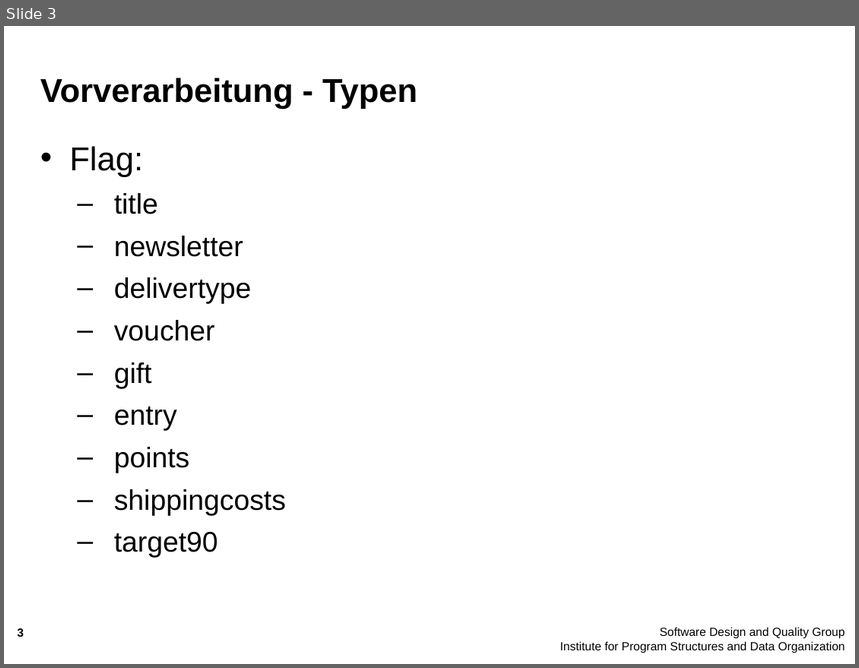
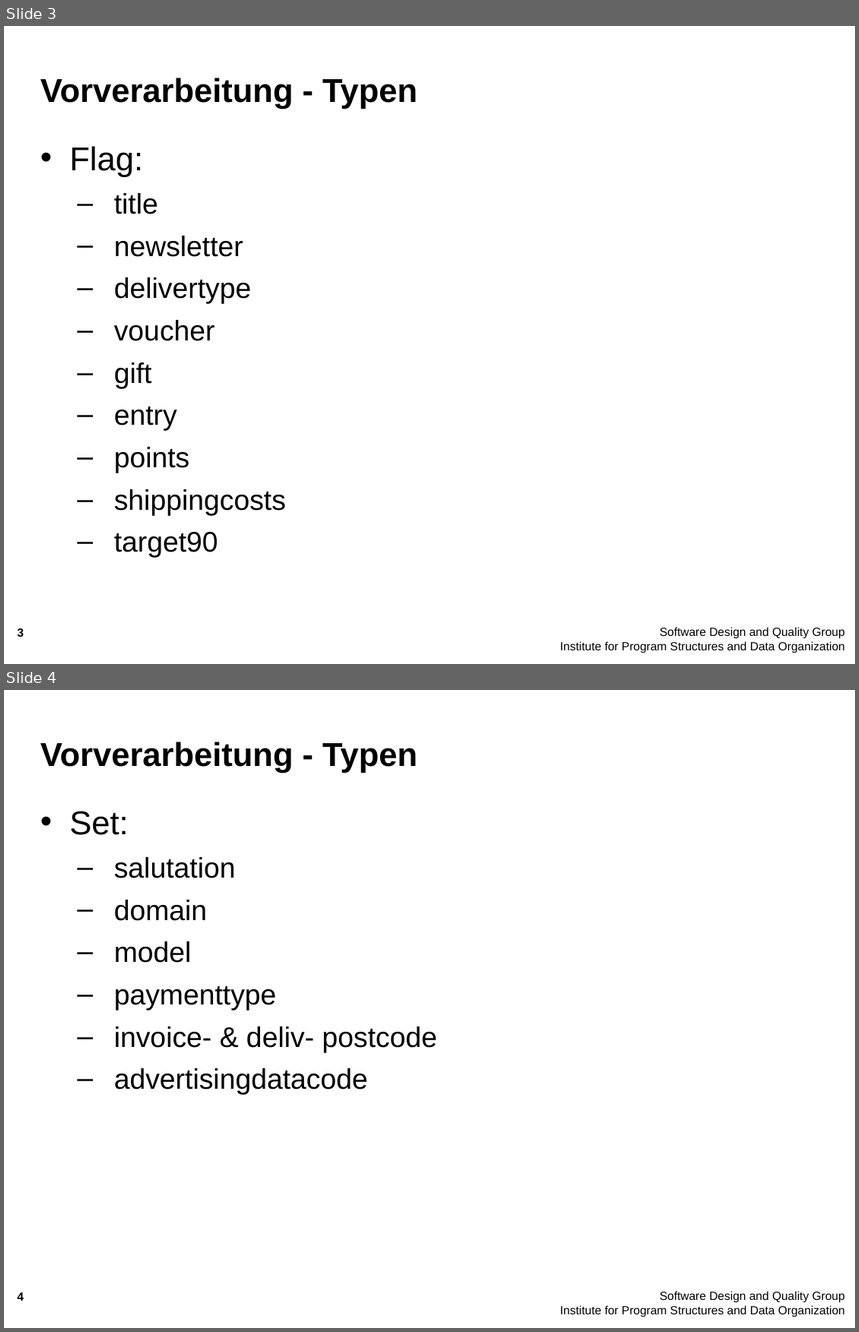
Before and after one commit to majdi14789/dwm10, a slide deck: Zwischenpräsentation/Zwischenstand.ppt. Shown one above the other, each under a label of ours: slide 3 before the commit, slides 3 and 4 after it. The pictures are 859x668 and 859x1332 pixels, drawn with LibreOffice and Linux fonts; fonts in the diff are those of the drawing; background and template pictures are left out. Boxes give left, top, right and bottom in pixels: in the first picture for what was removed or moved away, otherwise in the second. Text is boxed around its words. In the diff, an @@ line names an element or a change of style, - is before the commit and + after.

```diff
--- a/Zwischenpräsentation/Zwischenstand.ppt
+++ b/Zwischenpräsentation/Zwischenstand.ppt
@@ slide 4 added at (4, 690, 855, 1328), background picture (left out); not listed: 2 template elements that a slide beside it also shows @@
@@ title added at (40, 742, 417, 773), 28 pt, text #000000, bold @@
+Vorverarbeitung - Typen
@@ text added at (69, 811, 437, 1095), 24 pt, text #000000 @@
+• Set:
+  – salutation
+  – domain
+  – model
+  – paymenttype
+  – invoice- & deliv- postcode
+  – advertisingdatacode
```
Also in this commit, not shown: 6 slides changed, 2 other slides added.
